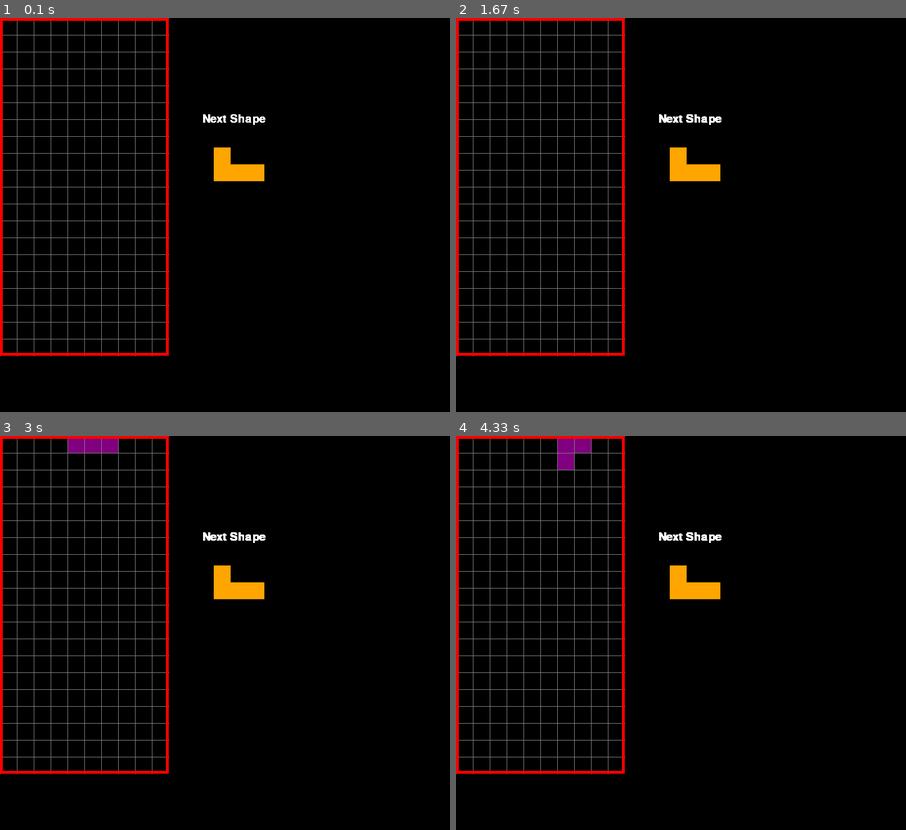
Above: before the commit, frames 1-4 (two rows, left to right).
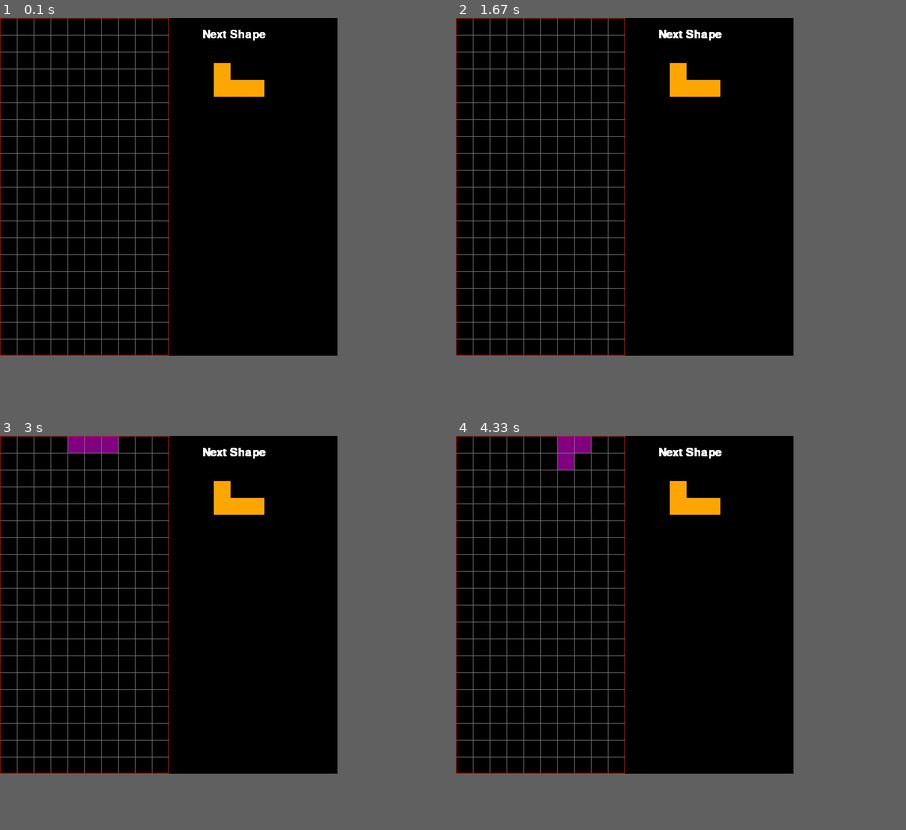
Above: after the commit, the same moments.

Repository: eazow/knowledge-hierarchy
Game: pygame game, started from python/games/tetris/pygame2/tetris.py
Same seed, same stepped clock (60 frames per second), same inputs: the game is played once before the commit and once after it.
Inputs:
- Up to frame 1 (0.1 s): no input
- Up to frame 2 (1.67 s): hold Right 0.33-0.8 s
- Up to frame 3 (3 s): hold Down 2.4-2.87 s; hold Left from 2.9 s (still down)
- Up to frame 4 (4.33 s): release Left at 3.3 s; hold Up 3.33-3.7 s; hold Right from 3.73 s (still down)
In our replay, the window is 800x700 before the commit and 600x600 after it. These sizes can differ from the game's own. Grey fills any space a smaller window leaves; there, only what the larger window draws over its background counts as a difference.

The runs differ from the first frame. In frame 1, 2.9% of the frame differs, in the area x 0-59%, y 0-86%; in frame 2, 2.9%; in frame 3, 2.9%; in frame 4, 2.9%.

Commit message:
Update tetris

Diff:
--- a/python/games/tetris/pygame2/conf.py
+++ b/python/games/tetris/pygame2/conf.py
@@ -1,5 +1,5 @@
-window_width = 800
-window_height = 700
+window_width = 600
+window_height = 600
 play_width = 300  # meaning 300 // 10 = 30 width per block
 play_height = 600  # meaning 600 // 20 = 20 height per blo ck
 block_size = 30
--- a/python/games/tetris/pygame2/tetris.py
+++ b/python/games/tetris/pygame2/tetris.py
@@ -127,6 +127,7 @@
 
     sx = top_left_x + play_width + 50
     sy = top_left_y + play_height / 2 - 100
+    sy = top_left_y + 50
     format = shape.shape[shape.rotation % len(shape.shape)]
 
     for i, line in enumerate(format):
@@ -159,7 +160,7 @@
     # draw grid and border
     draw_grid(surface, 20, 10)
     pygame.draw.rect(
-        surface, (255, 0, 0), (top_left_x, top_left_y, play_width, play_height), 5
+        surface, (255, 0, 0), (top_left_x, top_left_y, play_width, play_height), 1
     )
     # pygame_.display.update()
 
